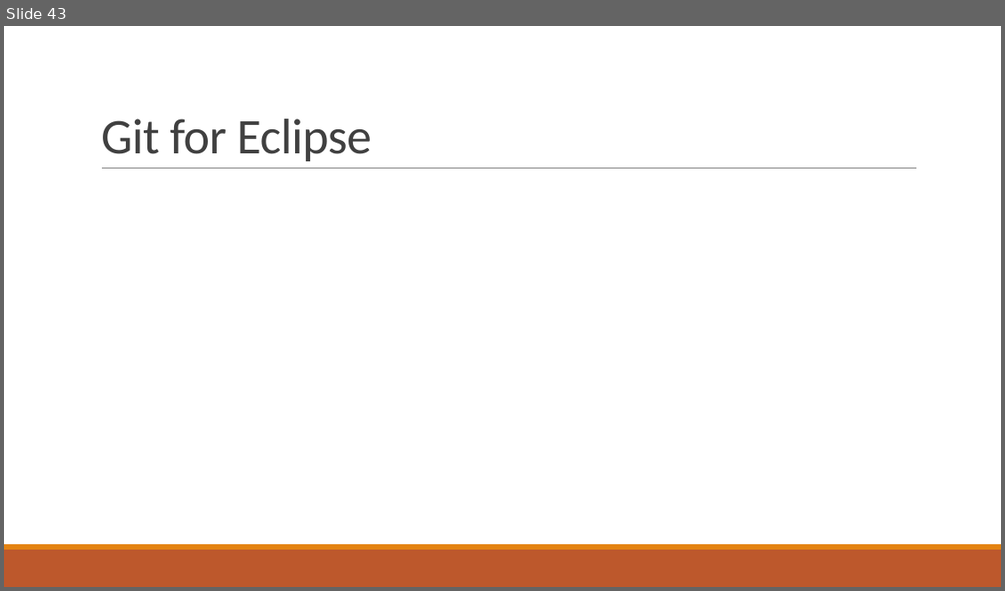
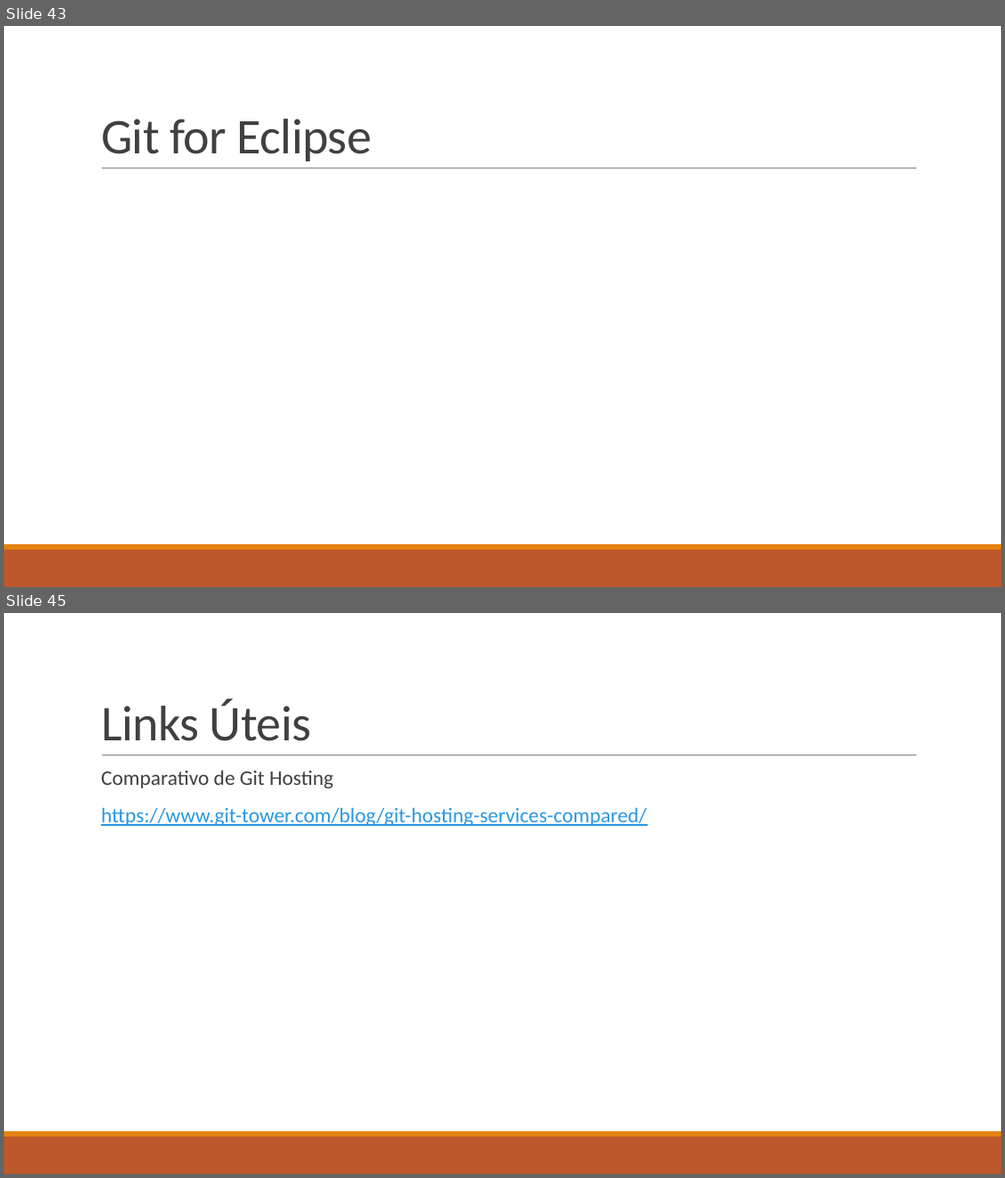
Before and after one commit to ekson73/Docs, a slide deck: Projeto VEK - GIT 4 VEK.pptx. Shown one above the other, each under a label of ours: slide 43 before the commit, slides 43 and 45 after it; the slides between them are not shown. The pictures are 1005x591 and 1005x1178 pixels, drawn with LibreOffice and Linux fonts; fonts in the diff are those of the drawing. Boxes give left, top, right and bottom in pixels: in the first picture for what was removed or moved away, otherwise in the second. Text is boxed around its words. In the diff, an @@ line names an element or a change of style, - is before the commit and + after.

```diff
--- a/Projeto VEK - GIT 4 VEK.pptx
+++ b/Projeto VEK - GIT 4 VEK.pptx
@@ slide 45 added at (4, 613, 1001, 1174), background #FFFFFF; not listed: 3 template elements that a slide beside it also shows @@
@@ title added at (101, 699, 311, 741), 48 pt, text #404040 @@
+Links Úteis
@@ text added at (101, 771, 647, 826), 20 pt, text #2998E3, underline @@
+  Comparativo de Git Hosting
+  https://www.git-tower.com/blog/git-hosting-services-compared/
```
Also in this commit, not shown: 1 slide changed, 1 other file.
